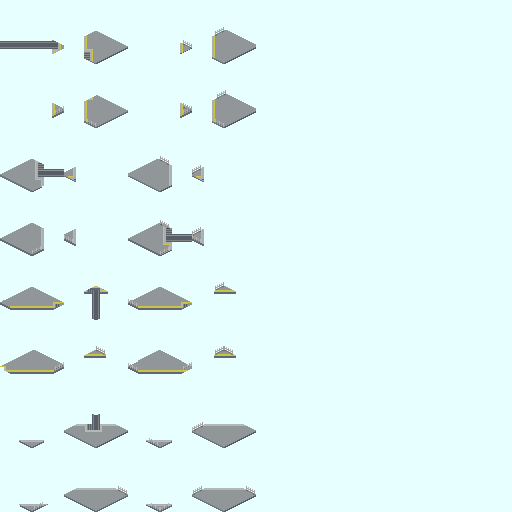
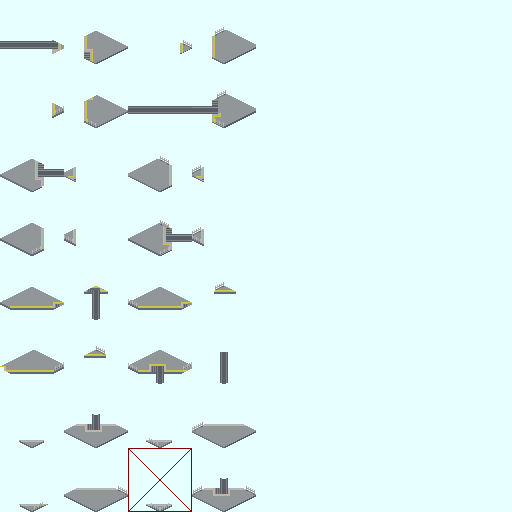
Comparing the layer stacks of the two 512px x 512px images. Changes:
painted on "FS_B" over <box>183,103,233,355</box>
painted on "FS_L" over <box>215,346,224,355</box>
painted on "FS_R" over <box>128,106,192,114</box>
added layer "Mask" in group "Up" over <box>128,448,192,512</box>
added layer "FootBase #4" in group "[47]@" over <box>220,478,228,488</box>
added layer "[41] コピー" in group "[47]@" over <box>213,488,230,496</box>
added layer "貼り付けられたレイヤー #11" in group "[39]@" over <box>220,352,228,384</box>
hid "貼り付けられたレイヤー #8" over <box>214,350,236,358</box>
added layer "FootBase #3" in group "[38]" over <box>156,372,164,384</box>
added layer "[41] コピー #1" in group "[38]" over <box>131,350,191,372</box>
added group "[23]@" with 3 layers in group "Right" over <box>192,100,255,127</box>
added layer "FootBase コピー #3" in group "[23]@" over <box>192,106,212,114</box>
added layer "[24] コピー" in group "[23]@" over <box>212,100,255,127</box>
moved "[23]" into group "[23]@" over <box>212,100,255,127</box>
added group "[22]@" with 2 layers in group "Right" over <box>128,103,192,118</box>
added layer "FootBase コピー #2" in group "[22]@" over <box>128,106,192,114</box>
hid "[22]", moved it into group "[22]@" over <box>180,103,192,118</box>
